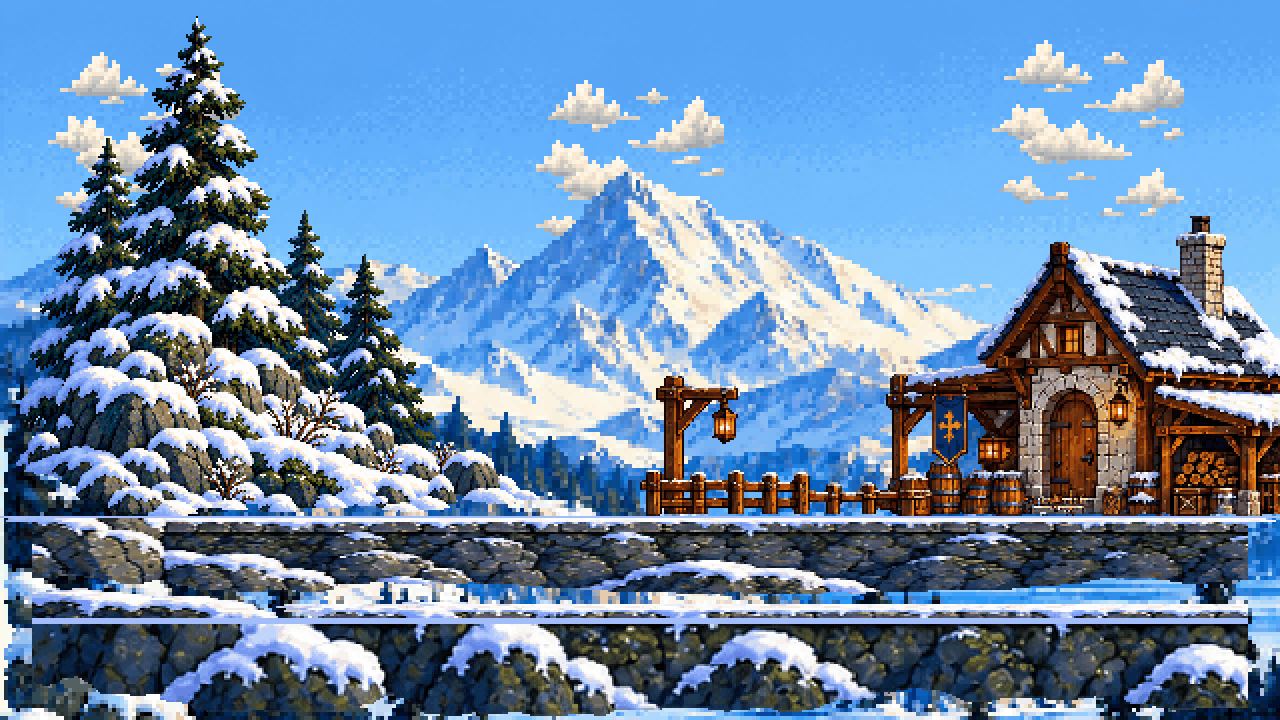
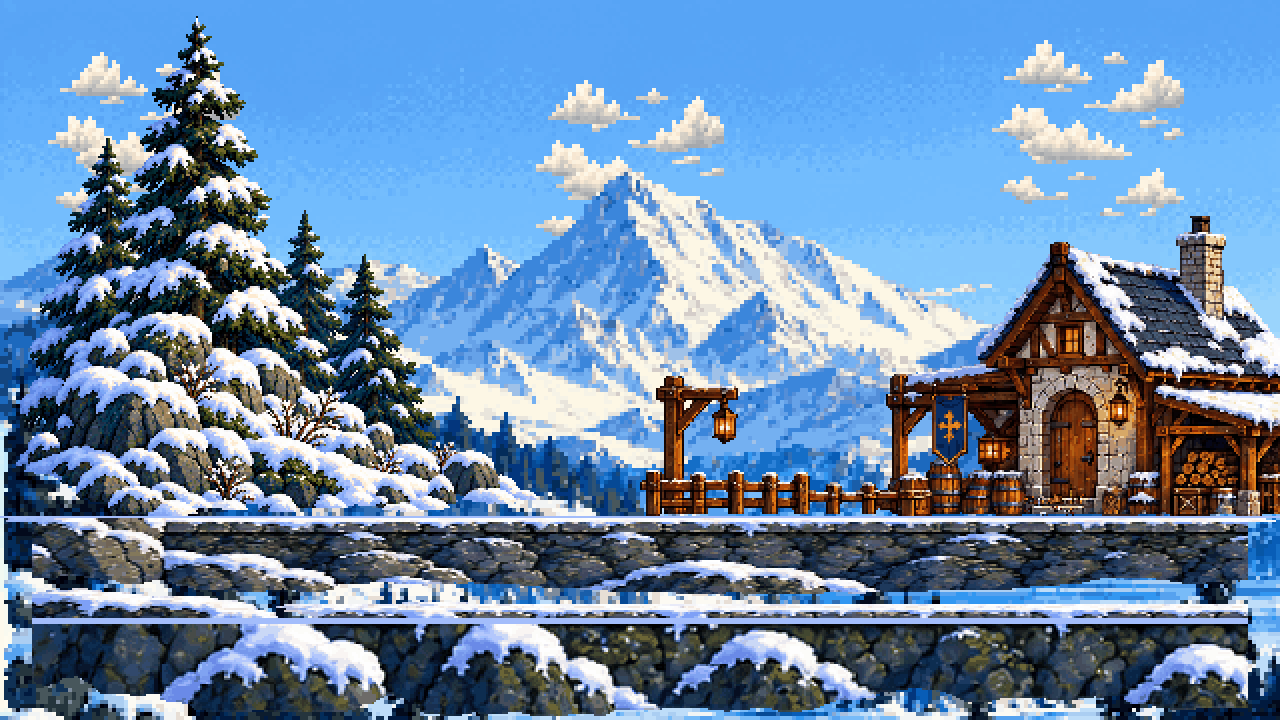
Layers edited between the first and the second 1280×720 image:
painted on "terrain" over bbox(32, 624, 1248, 716)
painted on "under" over bbox(32, 522, 1248, 618)
painted on "mid" over bbox(4, 312, 1280, 720)
painted on "far" over bbox(0, 168, 1280, 608)
painted on "clouds" over bbox(48, 40, 1184, 256)
painted on "sky" over bbox(0, 0, 1280, 720)
